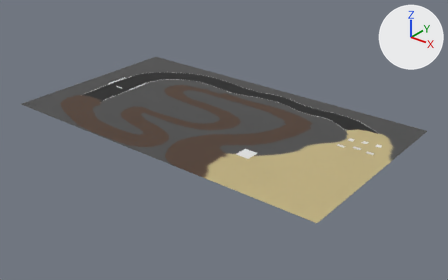
Before and after pictures for a commit that changed the Blender file models/track_resort.blend.
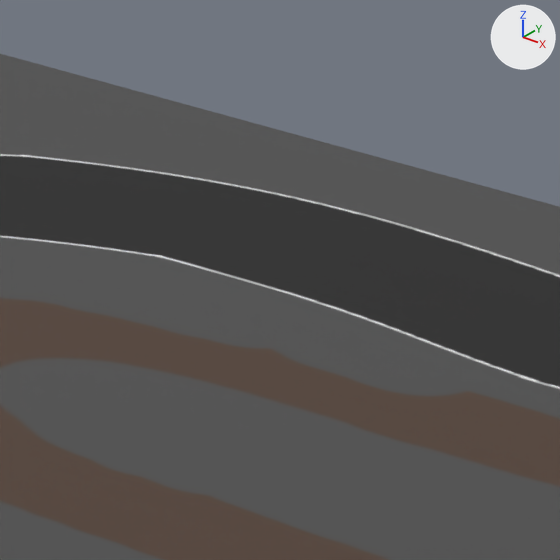
The first picture shows the older version from a camera (50 mm lens) standing at (140.0, -141.1, 92.5) and looking at (14.4, 15.9, -4.8). The close-ups show both versions on the part from 41% to 52% of the width and 21% to 38% of the height of that picture; other places that the commit changed are outside them. Arrows for +X, +Y and +Z are at upper right; the lights stay in place. Objects named as collision shapes, trigger or cutter boxes, shadow casters or lower levels of detail are left out.

Script lines for the objects in view, before the commit:
```python
me_plane_014 = bpy.data.meshes.new('Plane.014')
me_plane_014.from_pydata(...)  # 4 vertices, 1 face; spans x -50000008.0..50000008.0, y -88850000.0..88850000.0, z 0.0
me_plane_014.materials.append(mat_material_005)  # picture img_track_resort_png
ob_track = bpy.data.objects.new('track', me_plane_014)
ob_track.location = (5.54, 21.2, 0.0)
ob_track.rotation_euler = (0.0, 0.0, 1.571)  # degrees (0, 0, 90)
ob_track.scale = (0.0, 0.0, 0.0)
```
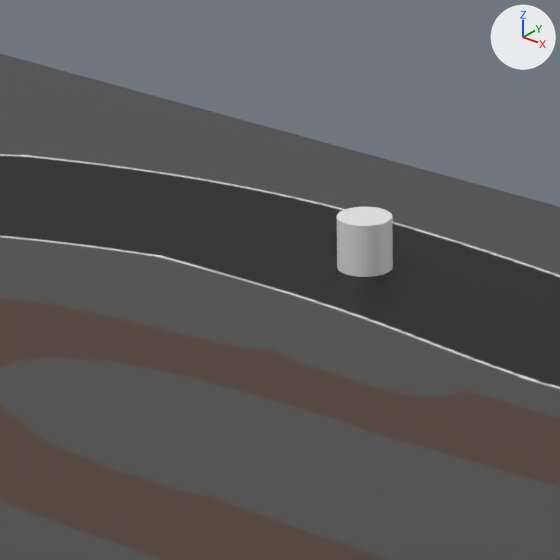
The change, as a list of edits to the scene's bpy script:
```text
Add me_cylinder:
    me_cylinder.from_pydata(...)  # a 32-sided cylinder along z spanning x -1.0..1.0, y -1.0..1.0, z -1.0..1.0
Add ob_solid_cylinder:
    ob_solid_cylinder = bpy.data.objects.new('solid_cylinder', me_cylinder)
    ob_solid_cylinder.location = (-17.0, 49.31, 0.93)
```

Where the change shows, as pixel boxes [x1, y1, x2, y2] in the close-ups (560 x 560 px):
'solid_cylinder', added: after [337, 207, 393, 277]
